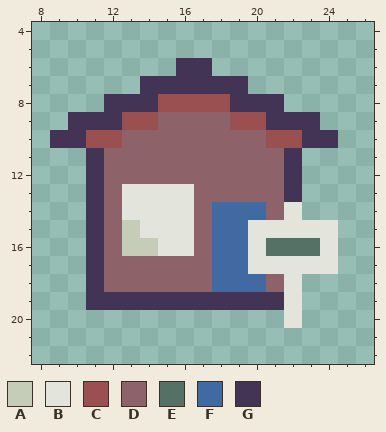
Edited in one commit: pixel-art sprite (public/house2.png). This is how it looked before the edit.
The file is 35x25 pixels. Shown: x 8..26, y 4..22.
Palette (. is transparent): A #c5ccb8  B #e3e4db  C #9a4f50  D #8d6268  E #557064  F #416aa3  G #433455
After:
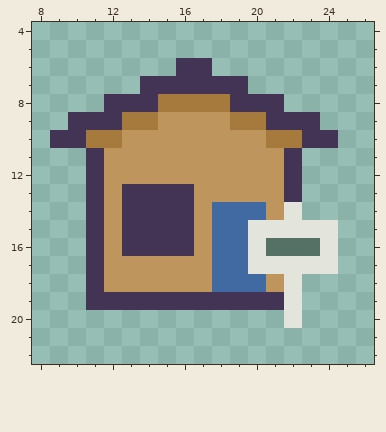
Author's note on the commit: Add new house images for upgraded and owned states
Change:
colour C: #9a4f50 -> #a67a3d
colour D: #8d6268 -> #be955c
y 13..14: x 13..16 BBBB -> GGGG
y 15: x 13..16 ABBB -> GGGG
y 16: x 13..16 AABB -> GGGG
Boxes around the changes in both pictures, in picture pixels (x1, y1, x2, y2):
changed: (86, 94, 302, 292)
